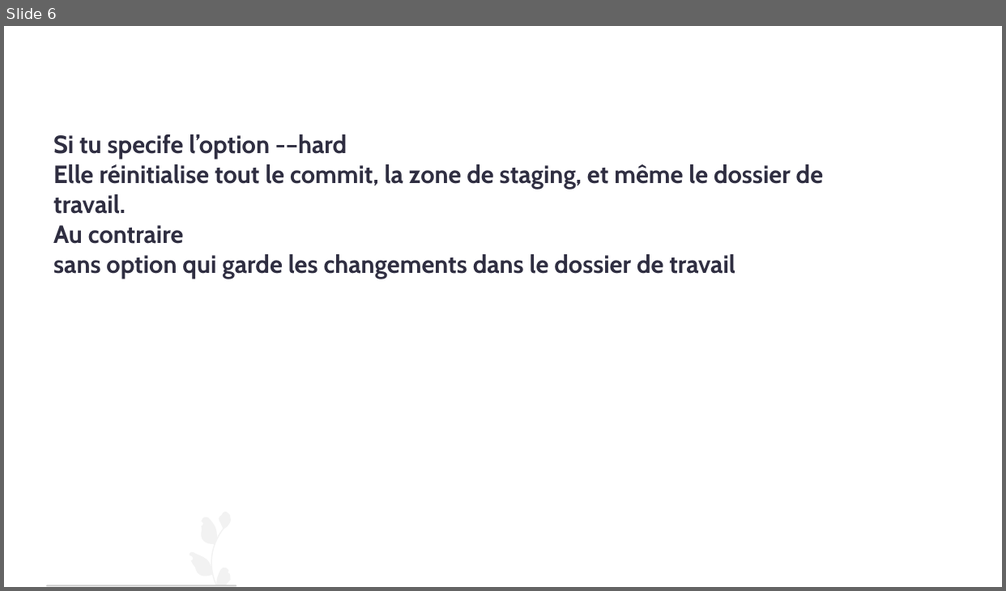
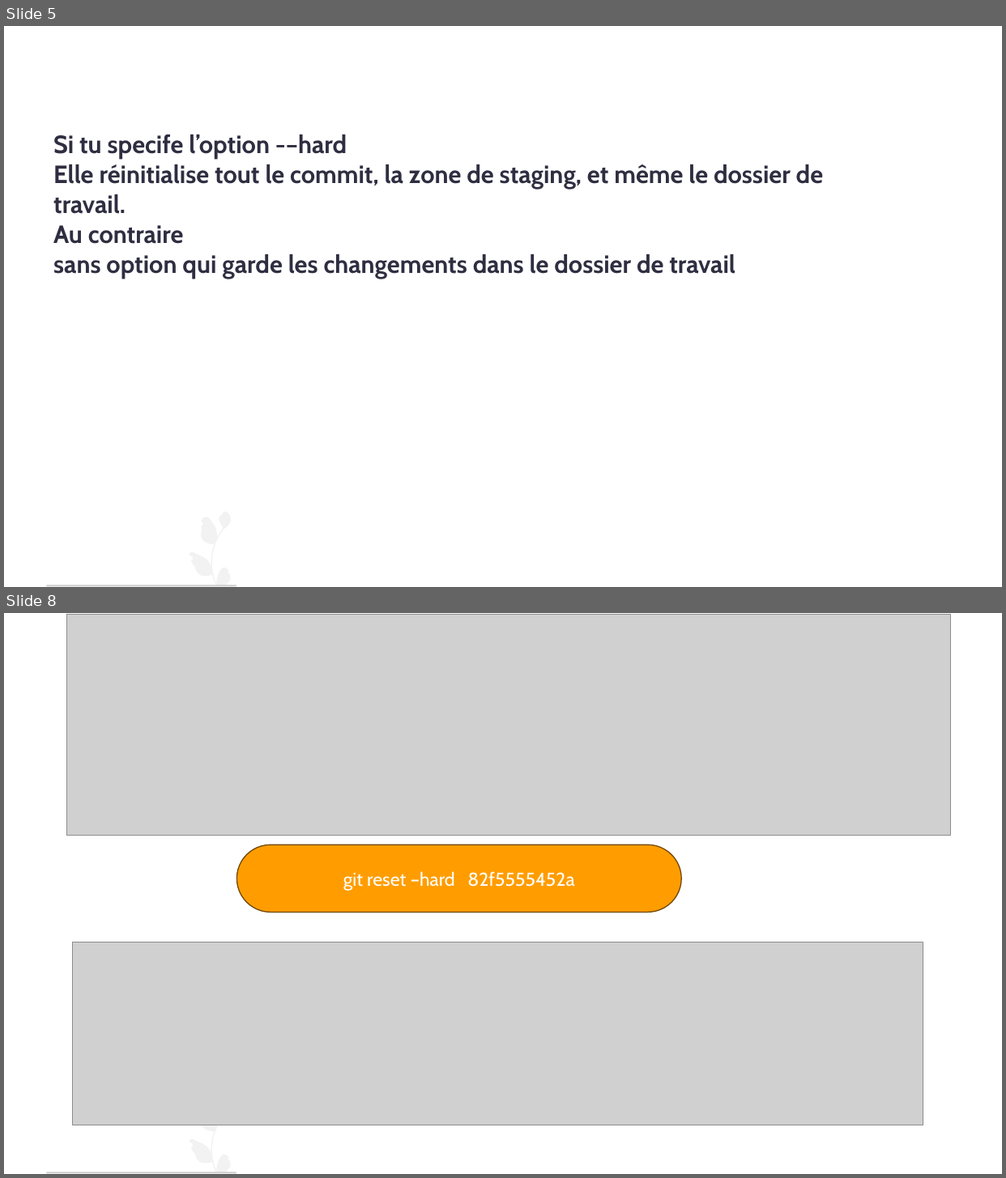
Before and after one commit to AbdessamadAbdaoui/Presentation_Git, a slide deck: presentation_Git.pptx. Shown one above the other, each under a label of ours: slide 6 before the commit, slides 5 and 8 after it; the slides between them are not shown. The pictures are 1006x591 and 1006x1178 pixels, drawn with LibreOffice and Linux fonts; fonts in the diff are those of the drawing; grey boxes stand for pictures. Boxes give left, top, right and bottom in pixels: in the first picture for what was removed or moved away, otherwise in the second. Text is boxed around its words. In the diff, an @@ line names an element or a change of style, - is before the commit and + after.

```diff
--- a/presentation_Git.pptx
+++ b/presentation_Git.pptx
@@ slide 8 added at bbox=[4, 613, 1002, 1174], background #FFFFFF @@
@@ picture added at bbox=[67, 615, 950, 835] @@
@@ rounded rectangle added at bbox=[236, 845, 681, 913], fill #FF9D00, outline #704500 1 pt, 18 pt, text #FFFFFF @@
+git reset –hard 82f5555452a
@@ picture added at bbox=[72, 943, 923, 1125] @@
@@ freeform shape added at bbox=[189, 1099, 232, 1173], fill #F2F2F2 @@
@@ freeform shape added at bbox=[46, 1172, 236, 1174], fill #CCCCCC @@
@@ what was slide 6 is now slide 5 @@
```
Also in this commit, not shown: 2 slides changed, 8 other slides added, 1 slide removed.
